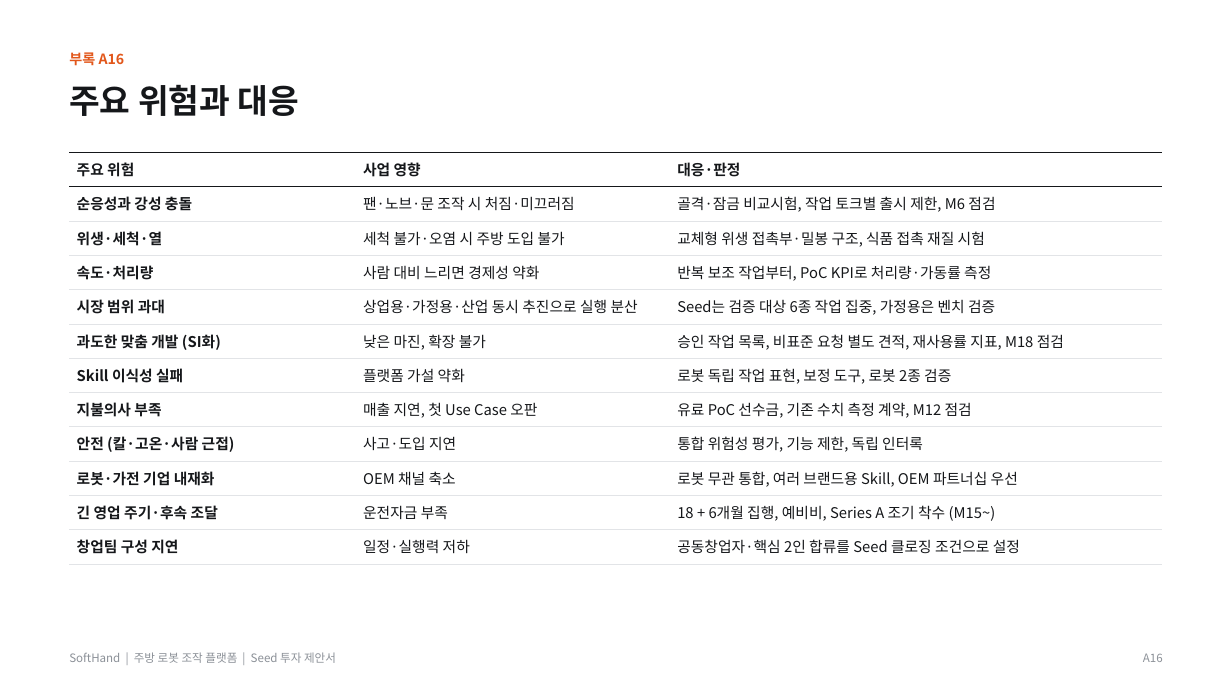
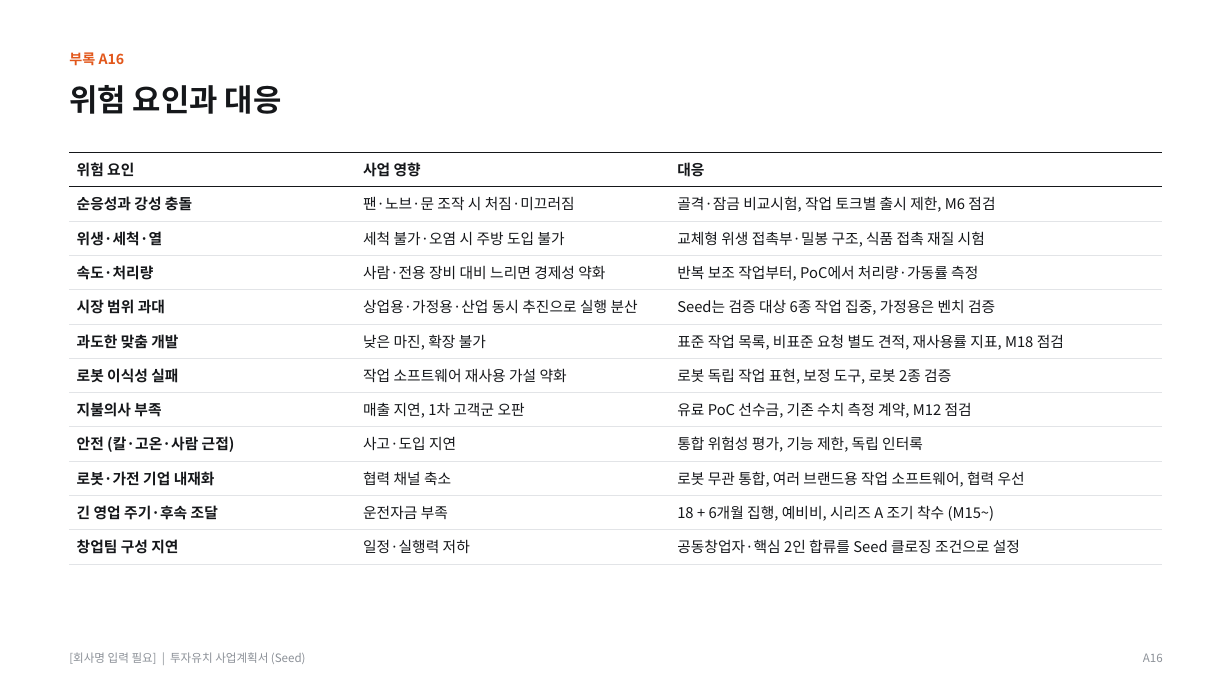
Before and after one commit to kimdonghyun2789-hash/D, a slide deck: slide 31 of SoftHand_Founding_Seed_IR_Deck_Final.pptx. Drawn at 1232x693 pixels with LibreOffice and Linux fonts; fonts in the diff are those of the drawing. Boxes give left, top, right and bottom in pixels: in the first picture for what was removed or moved away, otherwise in the second. Text is boxed around its words. In the diff, an @@ line names an element or a change of style, - is before the commit and + after.

```diff
--- a/SoftHand_Founding_Seed_IR_Deck_Final.pptx
+++ b/SoftHand_Founding_Seed_IR_Deck_Final.pptx
@@ text at (x1=69, y1=85, x2=282, y2=114): text changed; size 26 to 24 pt @@
-주요 위험과 대응
+위험 요인과 대응
@@ table at (x1=69, y1=152, x2=1163, y2=565) @@
-row 1, column 1: 주요 위험
+row 1, column 1: 위험 요인
-row 1, column 3: 대응·판정
+row 1, column 3: 대응
-row 4, column 2: 사람 대비 느리면 경제성 약화
+row 4, column 2: 사람·전용 장비 대비 느리면 경제성 약화
-row 4, column 3: 반복 보조 작업부터, PoC KPI로 처리량·가동률 측정
+row 4, column 3: 반복 보조 작업부터, PoC에서 처리량·가동률 측정
-row 6, column 1: 과도한 맞춤 개발 (SI화)
+row 6, column 1: 과도한 맞춤 개발
-row 6, column 3: 승인 작업 목록, 비표준 요청 별도 견적, 재사용률 지표, M18 점검
+row 6, column 3: 표준 작업 목록, 비표준 요청 별도 견적, 재사용률 지표, M18 점검
-row 7, column 1: Skill 이식성 실패
+row 7, column 1: 로봇 이식성 실패
-row 7, column 2: 플랫폼 가설 약화
+row 7, column 2: 작업 소프트웨어 재사용 가설 약화
-row 8, column 2: 매출 지연, 첫 Use Case 오판
+row 8, column 2: 매출 지연, 1차 고객군 오판
-row 10, column 2: OEM 채널 축소
+row 10, column 2: 협력 채널 축소
-row 10, column 3: 로봇 무관 통합, 여러 브랜드용 Skill, OEM 파트너십 우선
+row 10, column 3: 로봇 무관 통합, 여러 브랜드용 작업 소프트웨어, 협력 우선
-row 11, column 3: 18 + 6개월 집행, 예비비, Series A 조기 착수 (M15~)
+row 11, column 3: 18 + 6개월 집행, 예비비, 시리즈 A 조기 착수 (M15~)
@@ text at (x1=69, y1=652, x2=306, y2=664): text changed @@
-SoftHand | 주방 로봇 조작 플랫폼 | Seed 투자 제안서
+[회사명 입력 필요] | 투자유치 사업계획서 (Seed)
```
Also in this commit, not shown: 17 other slides changed, 14 slides added, 14 slides removed, 10 other files.
